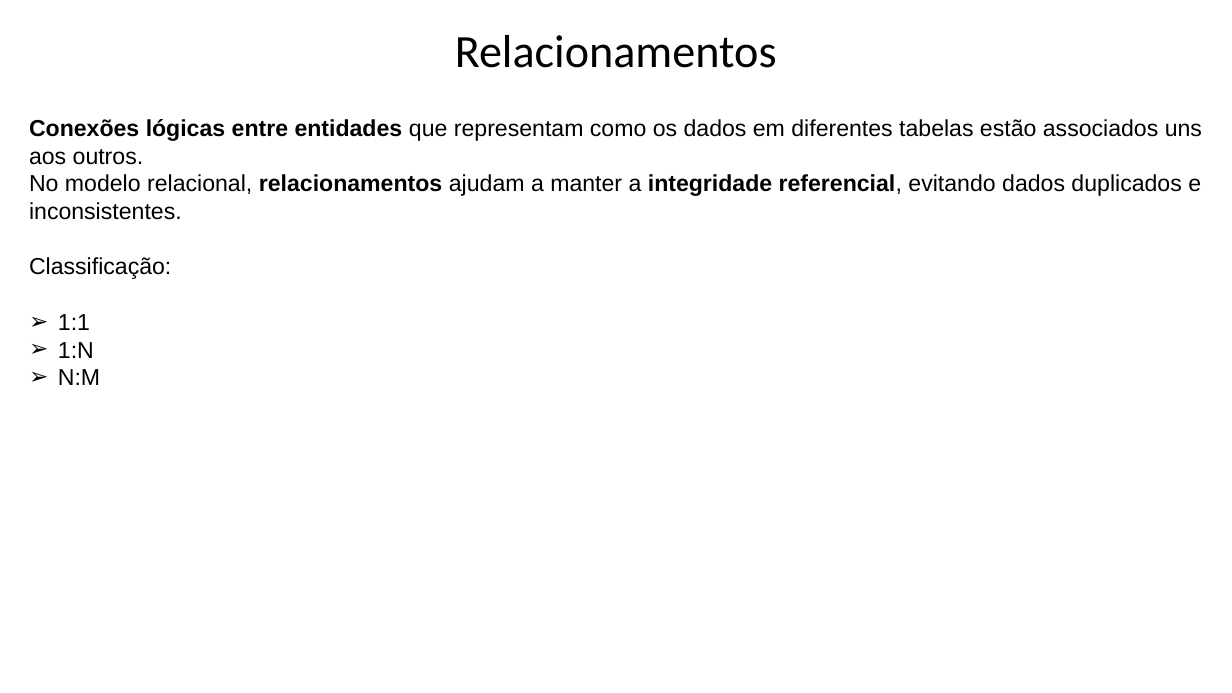
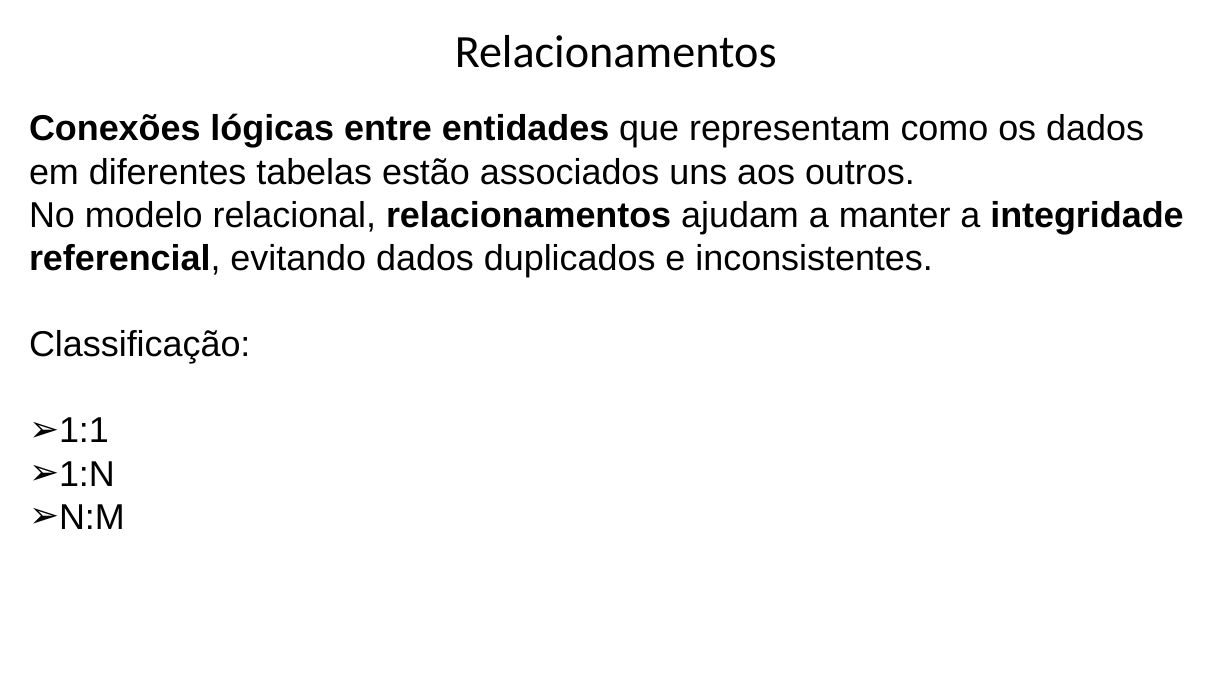
Before and after one commit to Felipe-Tagawa/C07-Monitoria, a slide deck: slide 6 of Aula 4/Models.pptx. Drawn at 1232x693 pixels with LibreOffice and Linux fonts; fonts in the diff are those of the drawing; background and template pictures are left out. Boxes give left, top, right and bottom in pixels: in the first picture for what was removed or moved away, otherwise in the second. Text is boxed around its words. In the diff, an @@ line names an element or a change of style, - is before the commit and + after.

```diff
--- a/Aula 4/Models.pptx
+++ b/Aula 4/Models.pptx
@@ text "Conexões lógicas entre entidades que ..." at (29, 113, 1183, 529): size 18 to 28 pt @@
```
Also in this commit, not shown: 5 other slides changed, 8 other files.
